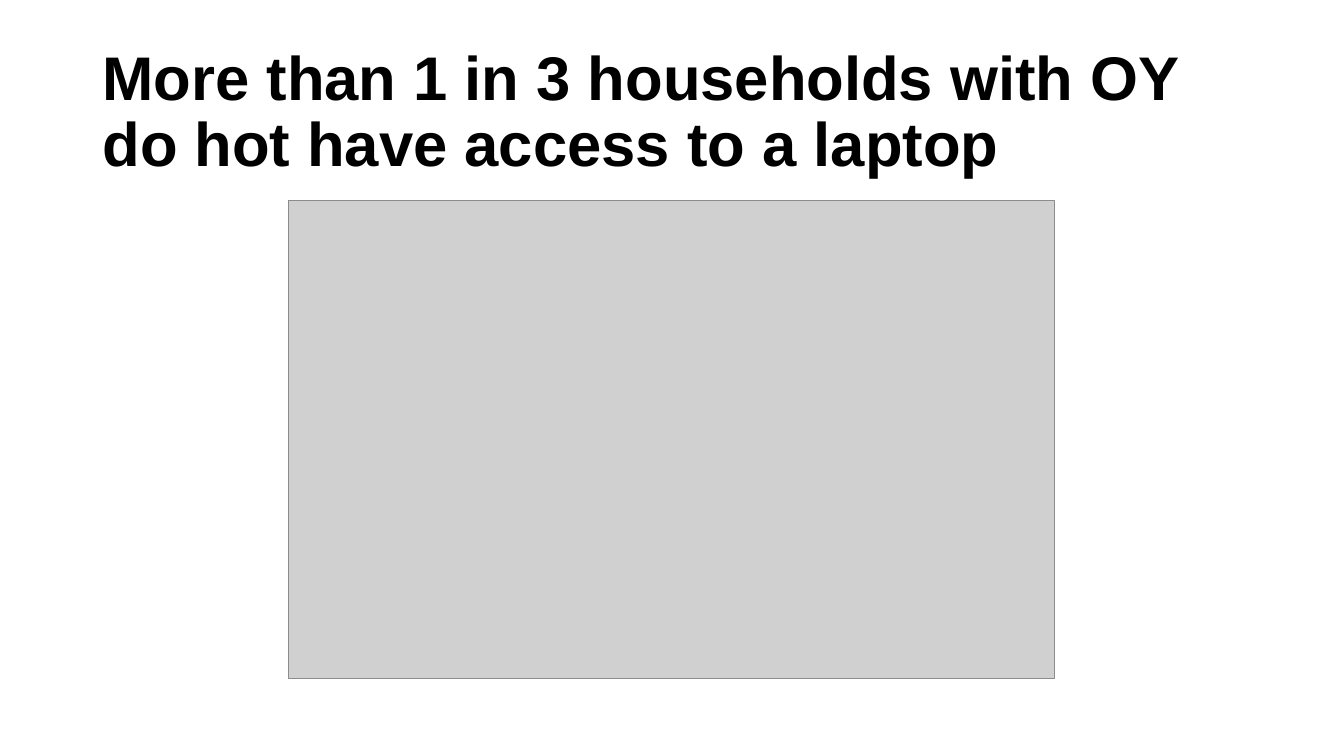
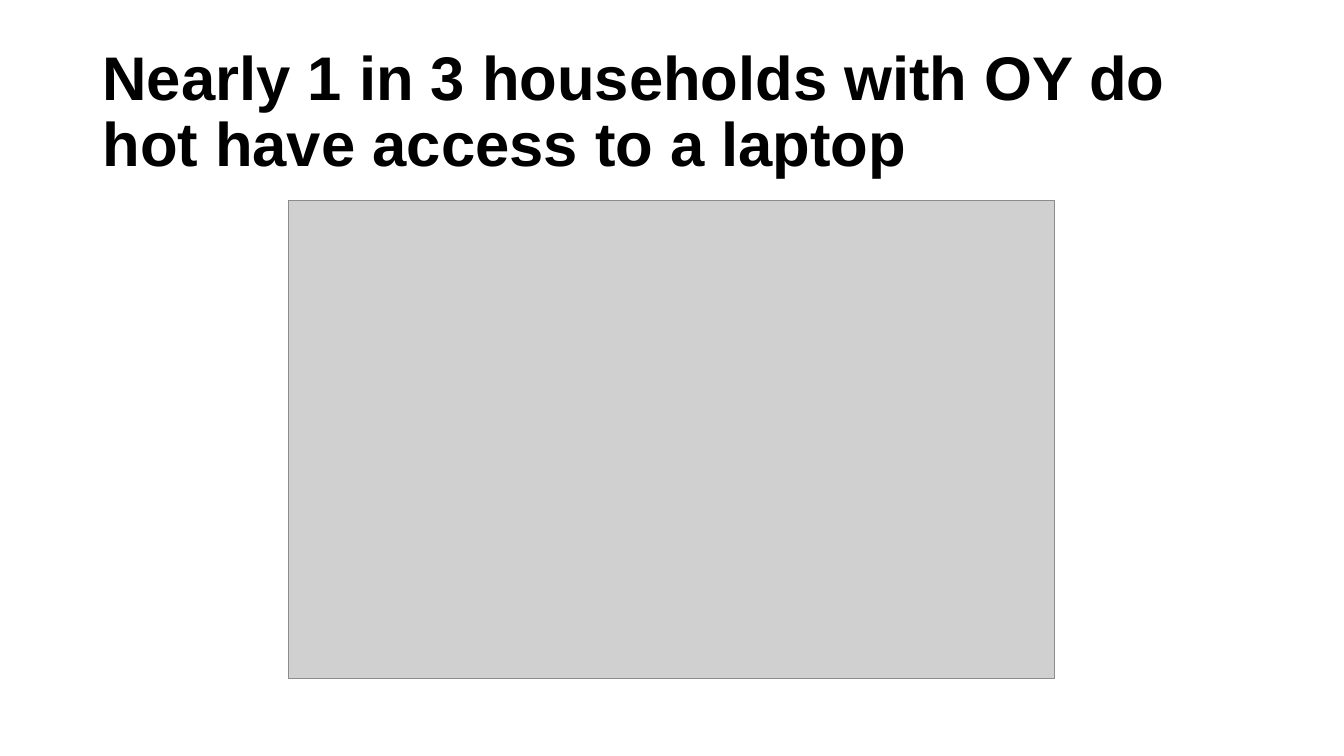
Before and after one commit to ucdiegorubi/oy_census_analysis, a slide deck: slide 24 of create_powerpoint/household_structure_estimates.pptx. Drawn at 1344x756 pixels with LibreOffice and Linux fonts; fonts in the diff are those of the drawing; grey boxes stand for pictures; background and template pictures are left out. Boxes give left, top, right and bottom in pixels: in the first picture for what was removed or moved away, otherwise in the second. Text is boxed around its words. In the diff, an @@ line names an element or a change of style, - is before the commit and + after.

```diff
--- a/create_powerpoint/household_structure_estimates.pptx
+++ b/create_powerpoint/household_structure_estimates.pptx
@@ title at [102,55,1164,178]: text changed @@
-More than 1 in 3 households with OY do hot have access to a laptop
+Nearly 1 in 3 households with OY do hot have access to a laptop
```
Also in this commit, not shown: 6 other slides changed, 1 slide added, 1 slide removed, 6 other files.
